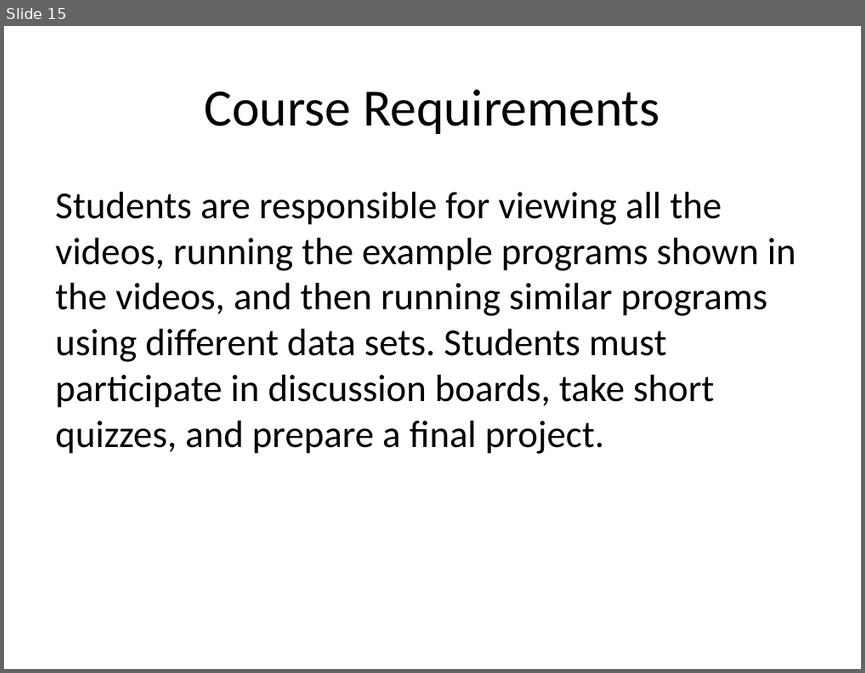
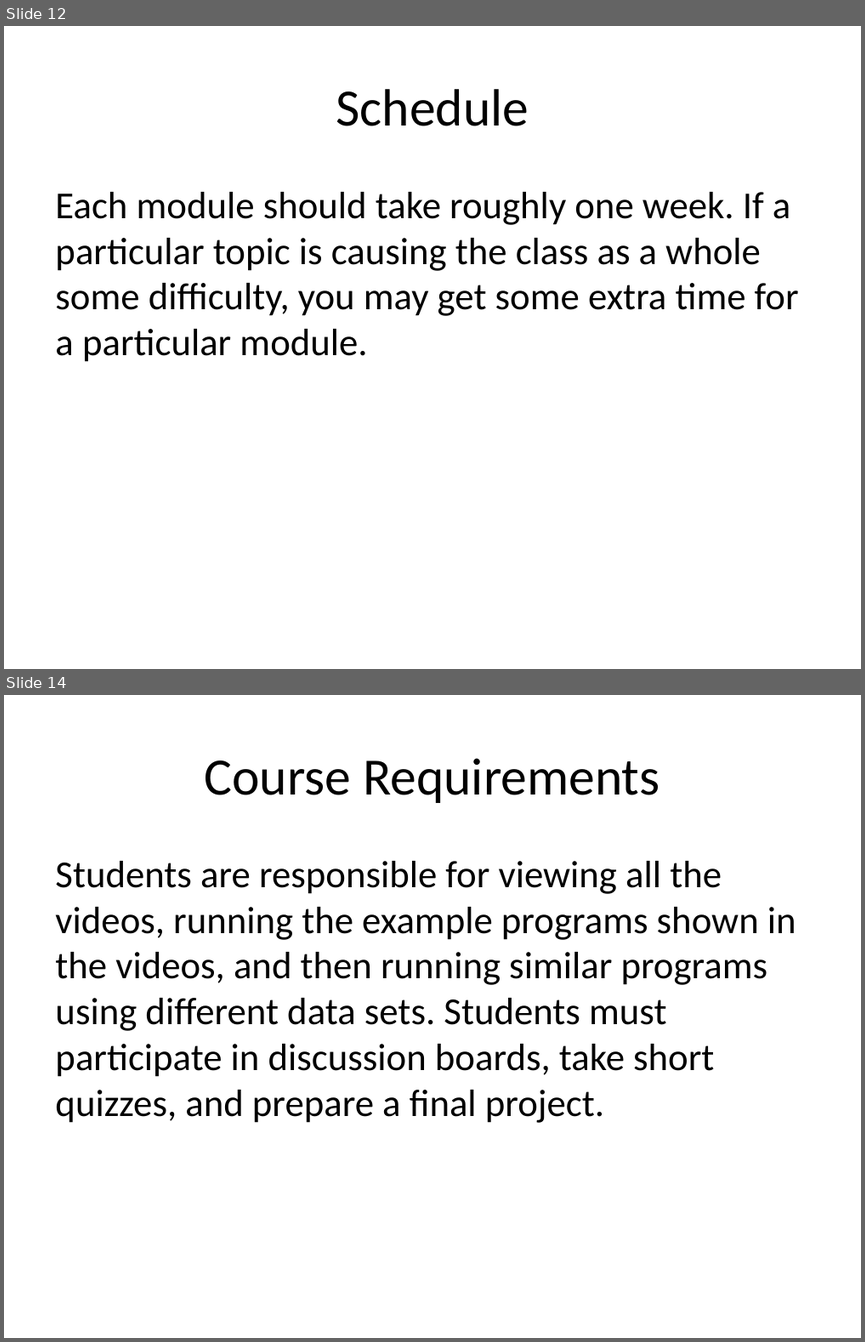
Before and after one commit to pmean/introduction-to-SAS, a slide deck: basics_syllabus/results/syllabus.pptx. Shown one above the other, each under a label of ours: slide 15 before the commit, slides 12 and 14 after it; the slides between them are not shown. The pictures are 865x673 and 865x1342 pixels, drawn with LibreOffice and Linux fonts; fonts in the diff are those of the drawing. Boxes give left, top, right and bottom in pixels: in the first picture for what was removed or moved away, otherwise in the second. Text is boxed around its words. In the diff, an @@ line names an element or a change of style, - is before the commit and + after.

Commit message:
Re-organized module1

```diff
--- a/basics_syllabus/results/syllabus.pptx
+++ b/basics_syllabus/results/syllabus.pptx
@@ slide 12 added at (4,26,861,669), background #FFFFFF @@
@@ title added at (336,89,528,126), 44 pt, text #000000 @@
+Schedule
@@ text added at (55,192,799,362), 32 pt, text #000000 @@
+Each module should take roughly one week. If a particular topic is causing the class as a whole some difficulty, you may get some extra time for a particular module.
@@ what was slide 15 is now slide 14 @@
```
Also in this commit, not shown: 2 slides changed, 2 slides removed, 12 other files.
